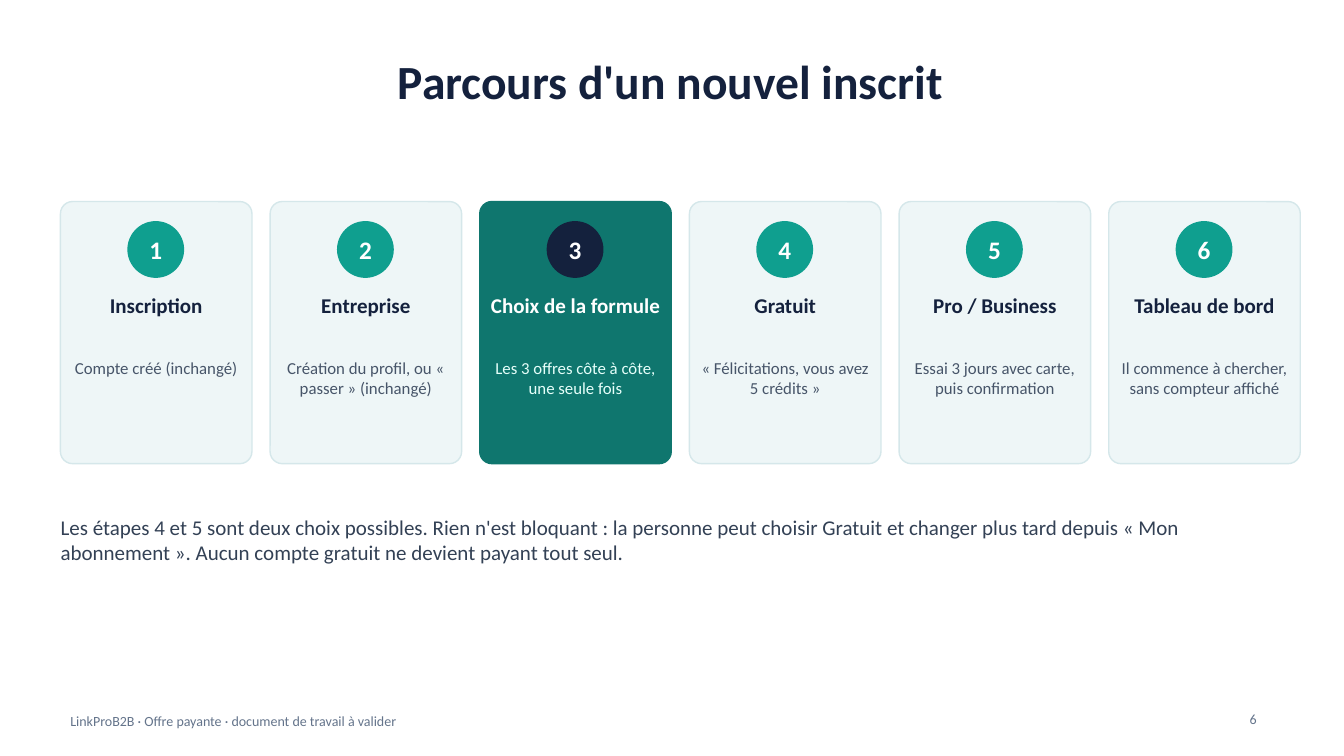
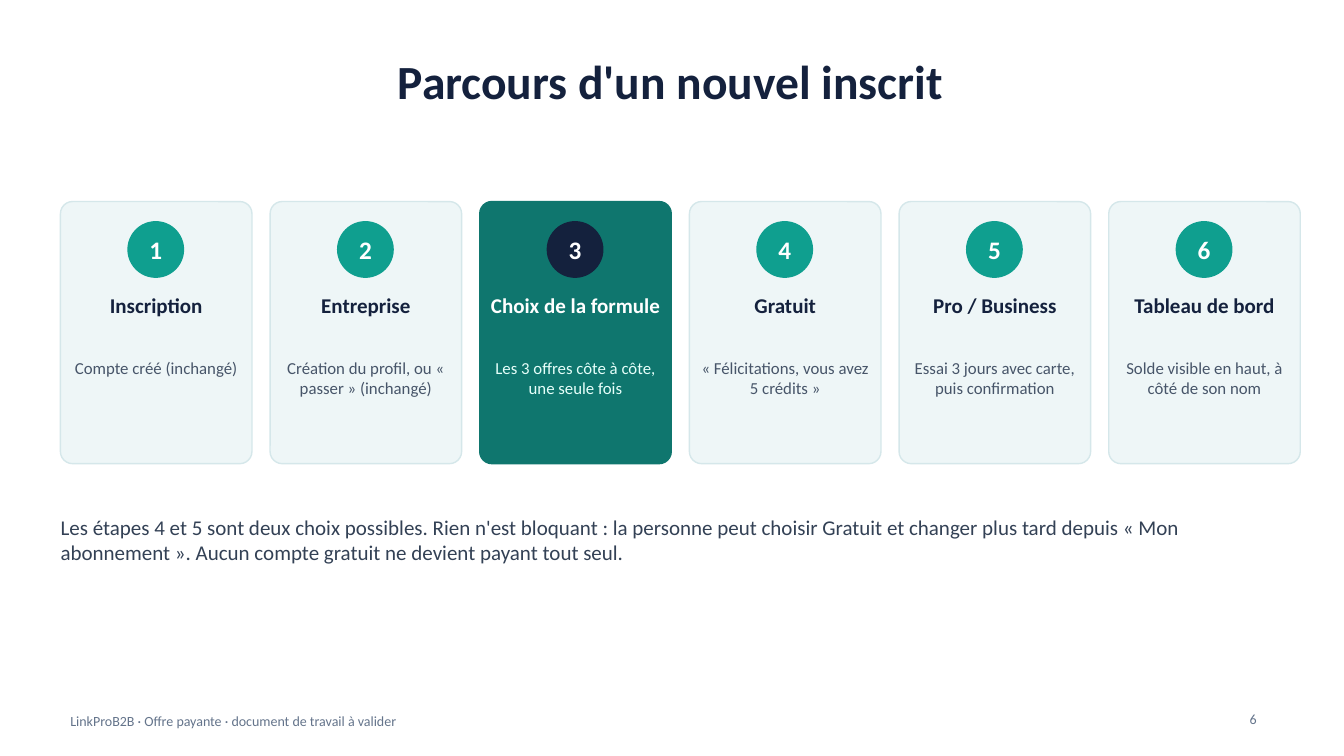
Before and after one commit to NAGAGNON/agora-b2b-plateform, a slide deck: slide 6 of docs/offre-payante-lancement.pptx. Drawn at 1344x756 pixels with LibreOffice and Linux fonts; fonts in the diff are those of the drawing. Boxes give left, top, right and bottom in pixels: in the first picture for what was removed or moved away, otherwise in the second. Text is boxed around its words. In the diff, an @@ line names an element or a change of style, - is before the commit and + after.

```diff
--- a/docs/offre-payante-lancement.pptx
+++ b/docs/offre-payante-lancement.pptx
@@ text at <box>1126,362,1282,394</box>: text changed @@
-Il commence à chercher, sans compteur affiché
+Solde visible en haut, à côté de son nom
```
Also in this commit, not shown: 1 other slide changed, 1 slide added, 1 slide removed, 1 other file.
